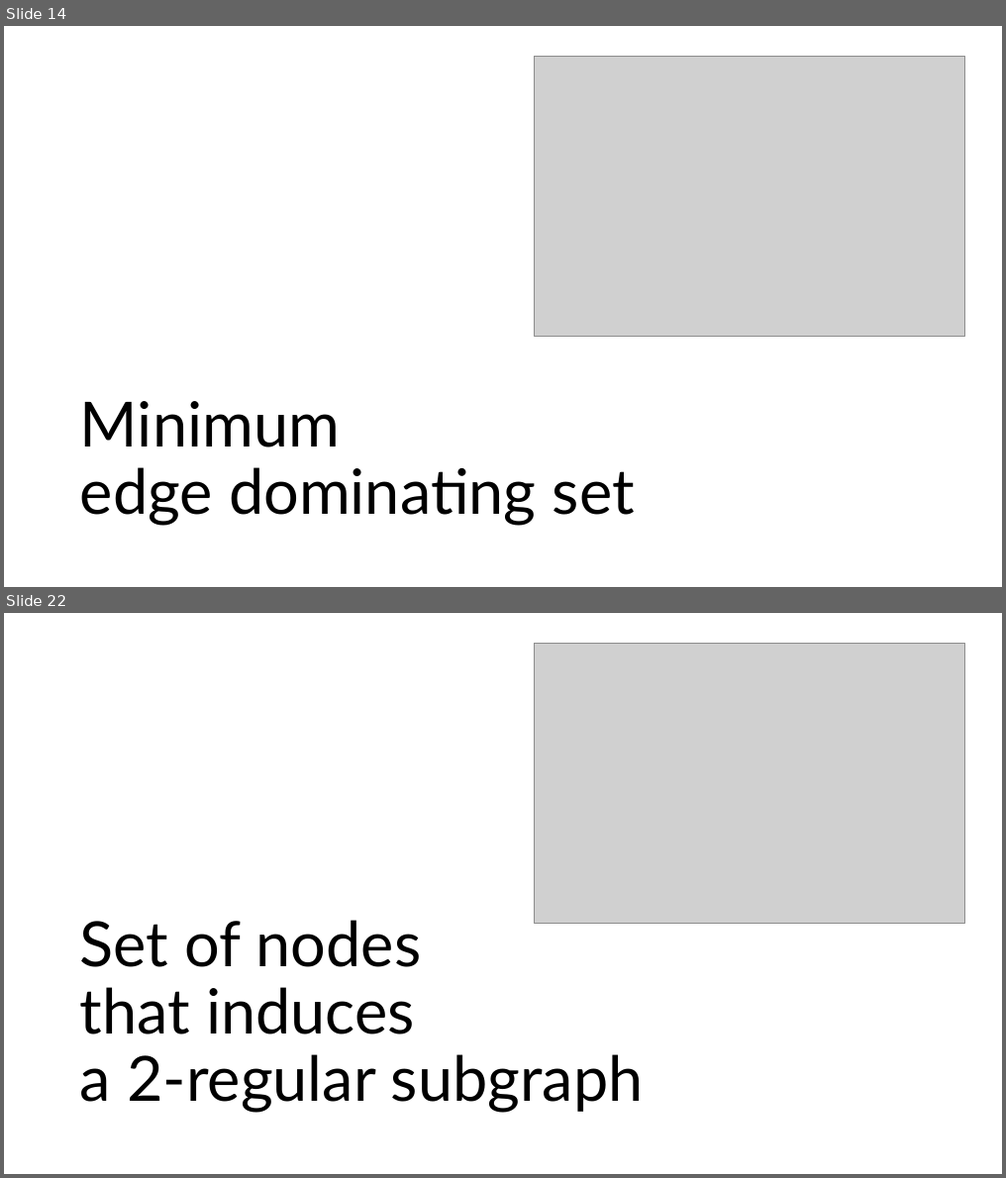
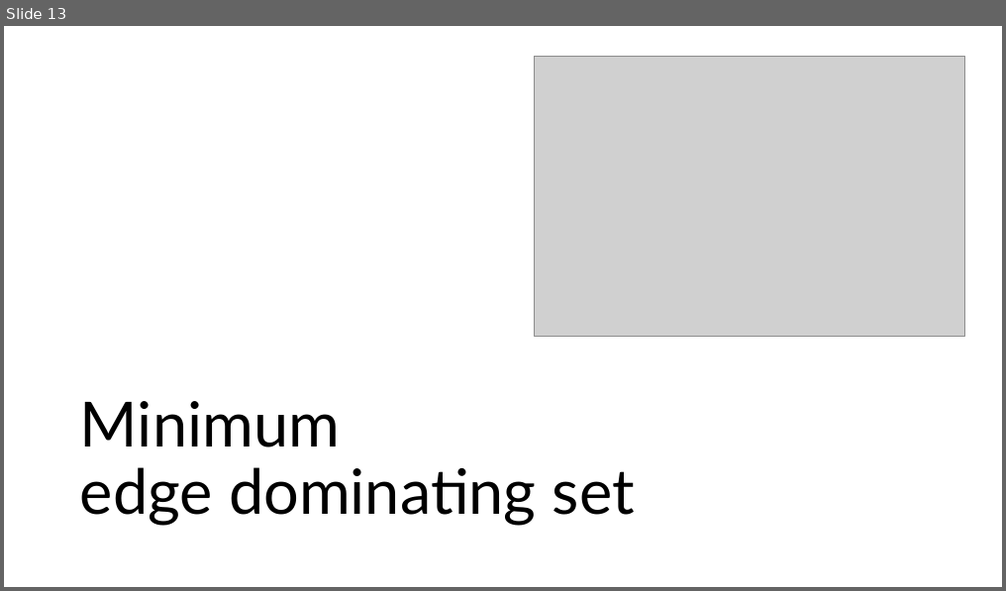
Before and after one commit to suomela/da2020, a slide deck: slides/da2022-lecture-02.pptx. Shown one above the other, each under a label of ours: slides 14 and 22 before the commit, slide 13 after it; the slides between them are not shown. The pictures are 1006x1178 and 1006x591 pixels, drawn with LibreOffice and Linux fonts; fonts in the diff are those of the drawing; grey boxes stand for pictures. Boxes give left, top, right and bottom in pixels: in the first picture for what was removed or moved away, otherwise in the second. Text is boxed around its words. In the diff, an @@ line names an element or a change of style, - is before the commit and + after.

```diff
--- a/slides/da2022-lecture-02.pptx
+++ b/slides/da2022-lecture-02.pptx
@@ slide 22 removed at <box>4,613,1002,1174</box>, background #FFFFFF @@
@@ picture removed at <box>534,643,964,923</box> @@
@@ text removed at <box>80,920,644,1113</box> @@
-Set of nodes
-that induces
-a 2-regular subgraph
@@ what was slide 14 is now slide 13 @@
```
Also in this commit, not shown: 9 other slides removed, 1 other file.
